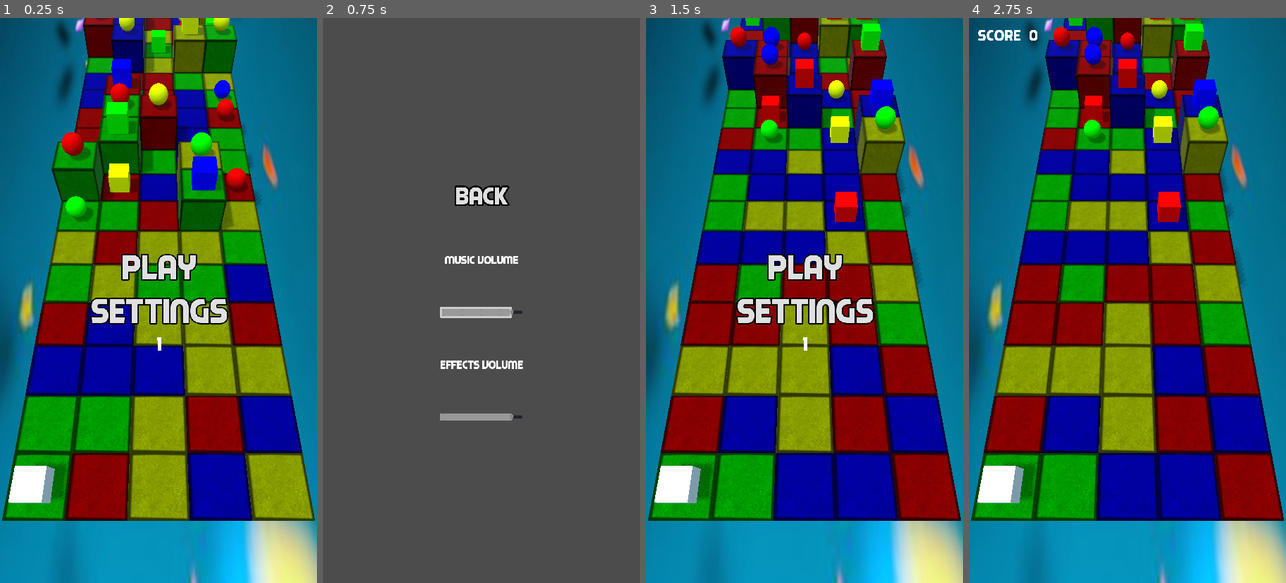
Above: before the commit, frames 1-4 (left to right).
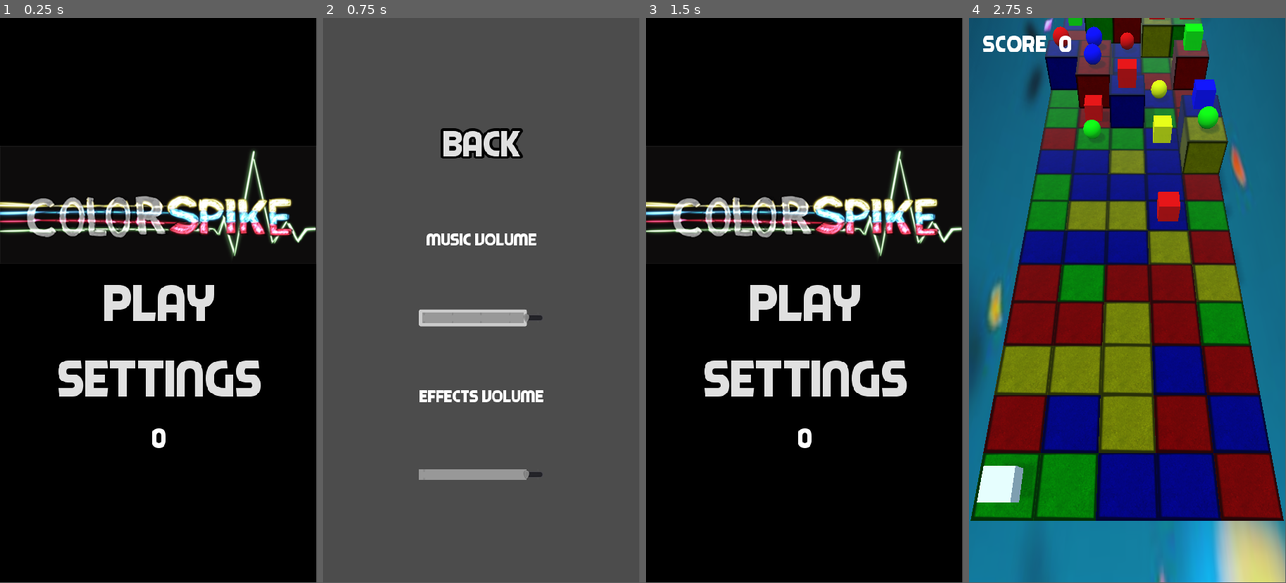
Above: after the commit, the same moments.

Repository: stevets/CSpike
Game: Godot game, scene res://Scenes/main.tscn
Same seed, same stepped clock (60 frames per second), same inputs: the game is played once before the commit and once after it.
Inputs:
- Up to frame 1 (0.25 s): no input
- Up to frame 2 (0.75 s): click "Settings" at 0.5 s
- Up to frame 3 (1.5 s): click "Back" at 1.25 s
- Up to frame 4 (2.75 s): click "PLAY" at 2 s
The window is 450x800 before the commit and 449x799 after it. Grey fills any space a smaller window leaves; there, only what the larger window draws over its background counts as a difference.

The runs differ from the first frame. In frame 1, 99% of the frame differs, in the area x 0-100%, y 0-100%; in frame 2, 5.3%; in frame 3, 99%; in frame 4, 40%.

Commit message:
added IOS images
added IOS images

Diff:
--- /dev/null
+++ b/ColorSpike/Images.xcassets/AppIcon.appiconset/Contents.json
@@ -0,0 +1,102 @@
+{
+  "images" : [
+    {
+      "idiom" : "iphone",
+      "scale" : "2x",
+      "size" : "20x20"
+    },
+    {
+      "idiom" : "iphone",
+      "scale" : "3x",
+      "size" : "20x20"
+    },
+    {
+      "idiom" : "iphone",
+      "scale" : "2x",
+      "size" : "29x29"
+    },
+    {
+      "idiom" : "iphone",
+      "scale" : "3x",
+      "size" : "29x29"
+    },
+    {
+      "idiom" : "iphone",
+      "scale" : "2x",
+      "size" : "40x40"
+    },
+    {
+      "filename" : "Icon-120.png",
+      "idiom" : "iphone",
+      "scale" : "3x",
+      "size" : "40x40"
+    },
+    {
+      "filename" : "Icon-120.png",
+      "idiom" : "iphone",
+      "scale" : "2x",
+      "size" : "60x60"
+    },
+    {
+      "idiom" : "iphone",
+      "scale" : "3x",
+      "size" : "60x60"
+    },
+    {
+      "idiom" : "ipad",
+      "scale" : "1x",
+      "size" : "20x20"
+    },
+    {
+      "idiom" : "ipad",
+      "scale" : "2x",
+      "size" : "20x20"
+    },
+    {
+      "idiom" : "ipad",
+      "scale" : "1x",
+      "size" : "29x29"
+    },
+    {
+      "idiom" : "ipad",
+      "scale" : "2x",
+      "size" : "29x29"
+    },
+    {
+      "idiom" : "ipad",
+      "scale" : "1x",
+      "size" : "40x40"
+    },
+    {
+      "idiom" : "ipad",
+      "scale" : "2x",
+      "size" : "40x40"
+    },
+    {
+      "filename" : "Icon-76.png",
+      "idiom" : "ipad",
+      "scale" : "1x",
+      "size" : "76x76"
+    },
+    {
+      "idiom" : "ipad",
+      "scale" : "2x",
+      "size" : "76x76"
+    },
+    {
+      "idiom" : "ipad",
+      "scale" : "2x",
+      "size" : "83.5x83.5"
+    },
+    {
+      "filename" : "Icon-1024.png",
+      "idiom" : "ios-marketing",
+      "scale" : "1x",
+      "size" : "1024x1024"
+    }
+  ],
+  "info" : {
+    "author" : "xcode",
+    "version" : 1
+  }
+}
--- /dev/null
+++ b/ColorSpike/Images.xcassets/LaunchImage.launchimage/Contents.json
@@ -0,0 +1,102 @@
+{
+  "images" : [
+    {
+      "extent" : "full-screen",
+      "idiom" : "iphone",
+      "subtype" : "2436h",
+      "filename" : "Default-Portrait-X.png",
+      "minimum-system-version" : "11.0",
+      "orientation" : "portrait",
+      "scale" : "3x"
+    },
+    {
+      "extent" : "full-screen",
+      "idiom" : "iphone",
+      "subtype" : "2436h",
+      "filename" : "Default-Landscape-X.png",
+      "minimum-system-version" : "11.0",
+      "orientation" : "landscape",
+      "scale" : "3x"
+    },
+    {
+      "extent" : "full-screen",
+      "idiom" : "iphone",
+      "subtype" : "736h",
+      "filename" : "Default-Portrait-736h@3x.png",
+      "minimum-system-version" : "8.0",
+      "orientation" : "portrait",
+      "scale" : "3x"
+    },
+    {
+      "extent" : "full-screen",
+      "idiom" : "iphone",
+      "subtype" : "736h",
+      "filename" : "Default-Landscape-736h@3x.png",
+      "minimum-system-version" : "8.0",
+      "orientation" : "landscape",
+      "scale" : "3x"
+    },
+    {
+      "extent" : "full-screen",
+      "idiom" : "iphone",
+      "subtype" : "667h",
+      "filename" : "Default-667h@2x.png",
+      "minimum-system-version" : "8.0",
+      "orientation" : "portrait",
+      "scale" : "2x"
+    },
+    {
+      "orientation" : "portrait",
+      "idiom" : "iphone",
+      "filename" : "Default-480h@2x.png",
+      "extent" : "full-screen",
+      "minimum-system-version" : "7.0",
+      "scale" : "2x"
+    },
+    {
+      "extent" : "full-screen",
+      "idiom" : "iphone",
+      "subtype" : "retina4",
+      "filename" : "Default-568h@2x.png",
+      "minimum-system-version" : "7.0",
+      "orientation" : "portrait",
+      "scale" : "2x"
+    },
+    {
+      "orientation" : "portrait",
+      "idiom" : "ipad",
+      "filename" : "Default-Portrait.png",
+      "extent" : "full-screen",
+      "minimum-system-version" : "7.0",
+      "scale" : "1x"
+    },
+    {
+      "orientation" : "landscape",
+      "idiom" : "ipad",
+      "filename" : "Default-Landscape.png",
+      "extent" : "full-screen",
+      "minimum-system-version" : "7.0",
+      "scale" : "1x"
+    },
+    {
+      "orientation" : "portrait",
+      "idiom" : "ipad",
+      "filename" : "Default-Portrait@2x.png",
+      "extent" : "full-screen",
+      "minimum-system-version" : "7.0",
+      "scale" : "2x"
+    },
+    {
+      "orientation" : "landscape",
+      "idiom" : "ipad",
+      "filename" : "Default-Landscape@2x.png",
+      "extent" : "full-screen",
+      "minimum-system-version" : "7.0",
+      "scale" : "2x"
+    }
+  ],
+  "info" : {
+    "version" : 1,
+    "author" : "xcode"
+  }
+}
--- a/Scenes/TitleScreen.tscn
+++ b/Scenes/TitleScreen.tscn
@@ -1,7 +1,9 @@
-[gd_scene load_steps=5 format=2]
+[gd_scene load_steps=7 format=2]
 
 [ext_resource path="res://Scripts/TitleScreen.gd" type="Script" id=1]
 [ext_resource path="res://Assets/Fonts/Piximisa.ttf" type="DynamicFontData" id=2]
+[ext_resource path="res://Assets/images/Portrait Launch Screens/ColorSpikeLogo.png" type="Texture" id=3]
+[ext_resource path="res://Assets/images/Portrait Launch Screens/BlackBackground.png" type="Texture" id=4]
 
 [sub_resource type="DynamicFont" id=1]
 size = 90
@@ -22,13 +24,9 @@
 }
 
 [node name="TextureRect" type="TextureRect" parent="."]
-margin_left = 17.0
-margin_top = 309.0
-margin_right = 732.0
-margin_bottom = 1024.0
-__meta__ = {
-"_edit_use_anchors_": false
-}
+margin_right = 500.0
+margin_bottom = 890.0
+texture = ExtResource( 4 )
 
 [node name="CenterContainer" type="CenterContainer" parent="."]
 anchor_right = 1.0
@@ -37,39 +35,48 @@
 "_edit_use_anchors_": false
 }
 
-[node name="VBoxContainer" type="VBoxContainer" parent="CenterContainer"]
-margin_left = 207.0
-margin_top = 539.0
-margin_right = 543.0
-margin_bottom = 795.0
+[node name="VSplitContainer" type="VSplitContainer" parent="CenterContainer"]
+margin_top = 200.0
+margin_bottom = 890.0
+
+[node name="TextureRect" type="TextureRect" parent="CenterContainer/VSplitContainer"]
+margin_right = 500.0
+margin_bottom = 186.0
+texture = ExtResource( 3 )
+
+[node name="VBoxContainer" type="VBoxContainer" parent="CenterContainer/VSplitContainer"]
+margin_top = 300.0
+margin_right = 500.0
+margin_bottom = 588.0
 size_flags_vertical = 4
 size_flags_stretch_ratio = 0.0
+custom_constants/separation = 20
 alignment = 1
 
-[node name="play" type="MenuButton" parent="CenterContainer/VBoxContainer"]
+[node name="play" type="MenuButton" parent="CenterContainer/VSplitContainer/VBoxContainer"]
 show_behind_parent = true
-margin_right = 336.0
+margin_right = 500.0
 margin_bottom = 99.0
 size_flags_horizontal = 3
 size_flags_stretch_ratio = 0.0
 custom_fonts/font = SubResource( 1 )
 text = "PLAY"
 
-[node name="settings" type="MenuButton" parent="CenterContainer/VBoxContainer"]
-margin_top = 103.0
-margin_right = 336.0
-margin_bottom = 202.0
+[node name="settings" type="MenuButton" parent="CenterContainer/VSplitContainer/VBoxContainer"]
+margin_top = 119.0
+margin_right = 500.0
+margin_bottom = 218.0
 size_flags_horizontal = 3
 size_flags_stretch_ratio = 0.0
 custom_fonts/font = SubResource( 1 )
 text = "Settings"
 
-[node name="highscore" type="Label" parent="CenterContainer/VBoxContainer"]
-margin_top = 206.0
-margin_right = 336.0
-margin_bottom = 256.0
+[node name="highscore" type="Label" parent="CenterContainer/VSplitContainer/VBoxContainer"]
+margin_top = 238.0
+margin_right = 500.0
+margin_bottom = 288.0
 custom_fonts/font = SubResource( 2 )
 text = "0"
 align = 1
-[connection signal="pressed" from="CenterContainer/VBoxContainer/play" to="." method="_on_play_pressed"]
-[connection signal="pressed" from="CenterContainer/VBoxContainer/settings" to="." method="_on_settings_pressed"]
+[connection signal="pressed" from="CenterContainer/VSplitContainer/VBoxContainer/play" to="." method="_on_play_pressed"]
+[connection signal="pressed" from="CenterContainer/VSplitContainer/VBoxContainer/settings" to="." method="_on_settings_pressed"]
--- a/Scenes/main.tscn
+++ b/Scenes/main.tscn
@@ -161,7 +161,7 @@
 [node name="HBoxContainer" type="HBoxContainer" parent="HUD/ScoreBox"]
 margin_left = 20.0
 margin_top = 20.0
-margin_right = 730.0
+margin_right = 480.0
 margin_bottom = 62.0
 custom_constants/separation = 20
 
@@ -196,9 +196,9 @@
 [connection signal="click" from="." to="Player" method="_on_Main_click"]
 [connection signal="swiped" from="." to="Player" method="_on_Main_swiped"]
 [connection signal="swipedup" from="." to="Player" method="_on_Main_swipedup"]
+[connection signal="destroy" from="Player" to="pyramid" method="_on_Player_destroy"]
+[connection signal="destroy" from="Player" to="ball" method="_on_Player_destroy"]
+[connection signal="destroy" from="Player" to="gem" method="_on_Player_destroy"]
 [connection signal="destroy" from="Player" to="newcube" method="_on_Player_destroy"]
-[connection signal="destroy" from="Player" to="ball" method="_on_Player_destroy"]
-[connection signal="destroy" from="Player" to="pyramid" method="_on_Player_destroy"]
-[connection signal="destroy" from="Player" to="gem" method="_on_Player_destroy"]
 [connection signal="timeout" from="GameTick" to="Player" method="_on_GameTick_timeout"]
 [connection signal="start_game" from="TitleScreen" to="." method="_on_TitleScreen_start_game"]
--- a/Scripts/TitleScreen.gd
+++ b/Scripts/TitleScreen.gd
@@ -6,7 +6,7 @@
 onready var globals = get_node("/root/Globals")
 onready var music = get_tree().get_root().get_node("Main/MusicPlayer")
 func _ready():
-	$CenterContainer/VBoxContainer/highscore.text = str(globals.highscore)
+	#$CenterContainer/VBoxContainer/highscore.text = str(globals.highscore)
 	print(str(globals.get_parent()))
 
 
--- /dev/null
+++ b/override.cfg
@@ -0,0 +1 @@
+display/window/size/borderless=false
--- a/project.godot
+++ b/project.godot
@@ -17,6 +17,8 @@
 
 config/name="Color Spike"
 run/main_scene="res://Scenes/main.tscn"
+boot_splash/fullsize=false
+boot_splash/use_filter=false
 config/icon="res://icon.png"
 
 [autoload]
@@ -26,20 +28,20 @@
 
 [display]
 
-window/size/width=750
-window/size/height=1334
-window/size/test_width=750
-window/size/test_height=1334
+window/size/width=500
+window/size/height=890
+window/size/test_width=500
+window/size/test_height=890
 window/per_pixel_transparency/allowed=true
-window/per_pixel_transparency/enabled=true
 window/handheld/orientation="portrait"
+window/ios/hide_home_indicator=false
 window/stretch/mode="2d"
+window/stretch/aspect="keep"
 
 [rendering]
 
-quality/driver/driver_name="GLES2"
 quality/driver/fallback_to_gles2=true
-quality/2d/gles2_use_nvidia_rect_flicker_workaround=true
 vram_compression/import_etc=true
 environment/default_environment="res://default_env.tres"
 quality/dynamic_fonts/use_oversampling=false
+quality/2d/gles2_use_nvidia_rect_flicker_workaround=true
Binary file added: Assets/images/Landscape Launch Screens/1024x768.PNG
Not shown, added: Assets/images/Landscape Launch Screens/1024x768.PNG.import
Binary file added: Assets/images/Landscape Launch Screens/2048x1536.PNG
Not shown, added: Assets/images/Landscape Launch Screens/2048x1536.PNG.import
Binary file added: Assets/images/Landscape Launch Screens/2208x1242.PNG
Not shown, added: Assets/images/Landscape Launch Screens/2208x1242.PNG.import
Binary file added: Assets/images/Landscape Launch Screens/2436x1125.PNG
Not shown, added: Assets/images/Landscape Launch Screens/2436x1125.PNG.import
Binary file added: Assets/images/Portrait Launch Screens/(750x1334)HomeScreenV1.PNG
Not shown, added: Assets/images/Portrait Launch Screens/(750x1334)HomeScreenV1.PNG.import
Binary file added: Assets/images/Portrait Launch Screens/(750x1334)SettingsScreenV1.PNG
Not shown, added: Assets/images/Portrait Launch Screens/(750x1334)SettingsScreenV1.PNG.import
(and 63 more such lines)
